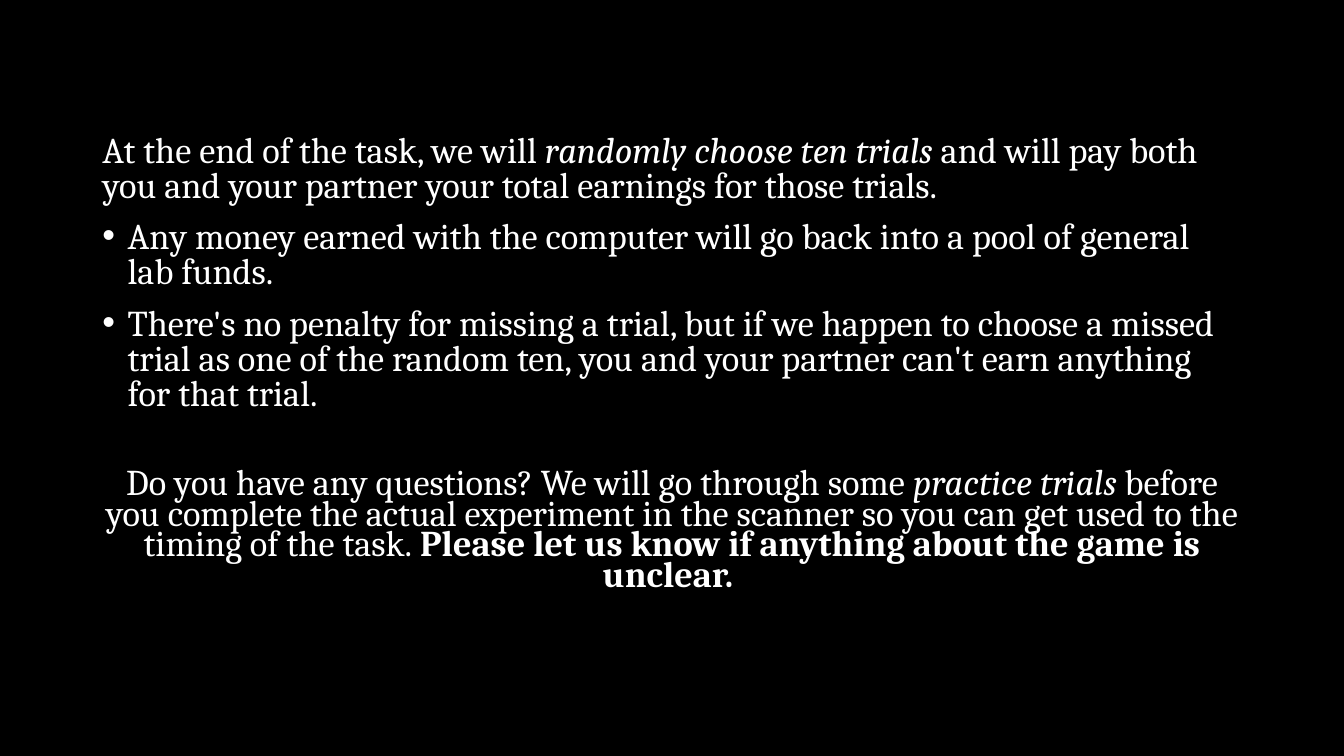
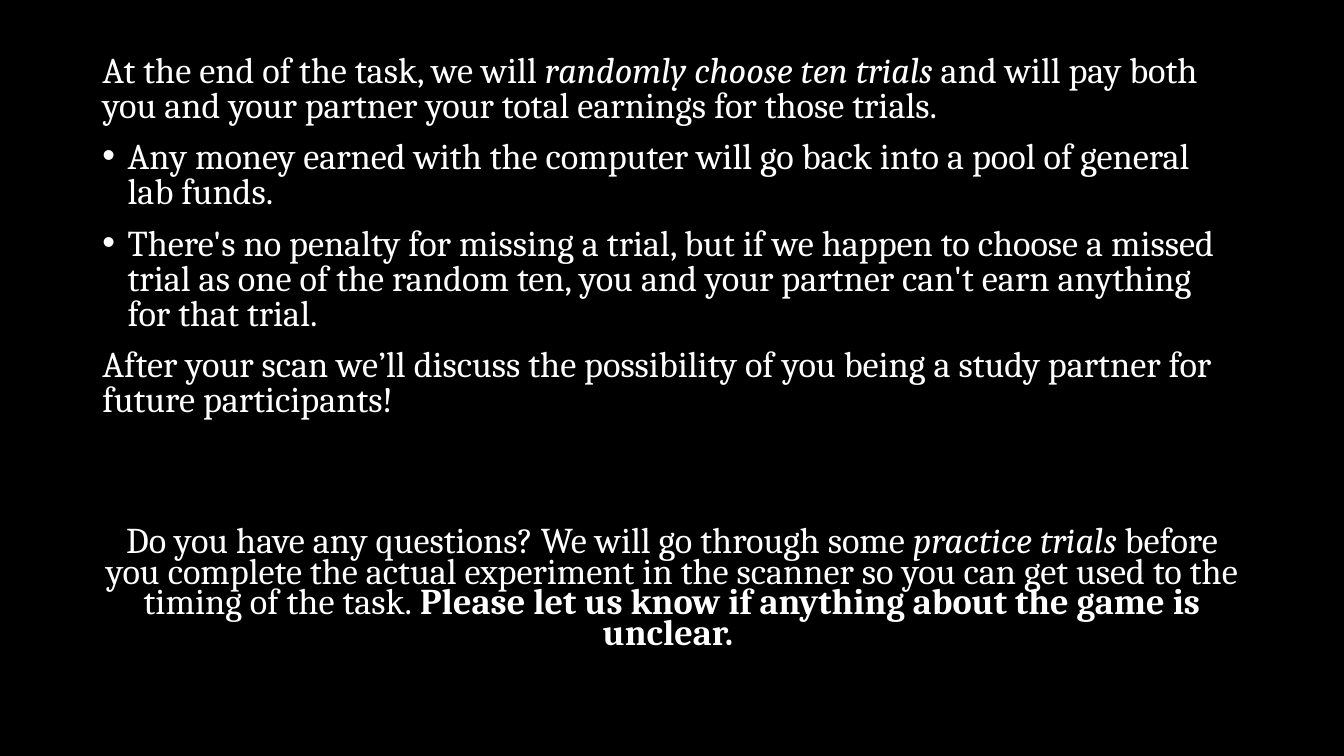
Before and after one commit to DVS-Lab/rf1-sequence-pilot, a slide deck: slide 11 of stimuli/Instructions.pptx. Drawn at 1344x756 pixels with LibreOffice and Linux fonts; fonts in the diff are those of the drawing. Boxes give left, top, right and bottom in pixels: in the first picture for what was removed or moved away, otherwise in the second. Text is boxed around its words. In the diff, an @@ line names an element or a change of style, - is before the commit and + after.

Commit message:
instructions update
"after your scan we'll discuss the possibility of you being a study partner in the future"

```diff
--- a/stimuli/Instructions.pptx
+++ b/stimuli/Instructions.pptx
@@ text "At the end of the ...": place and size @@
-text "At the end of the ..." at box(102, 137, 1238, 588)
+text "At the end of the ..." at box(102, 57, 1238, 646)
@@ text at box(102, 351, 1212, 420): paragraph added @@
+After your scan we’ll discuss the possibility of you being a study partner for future participants!
```
